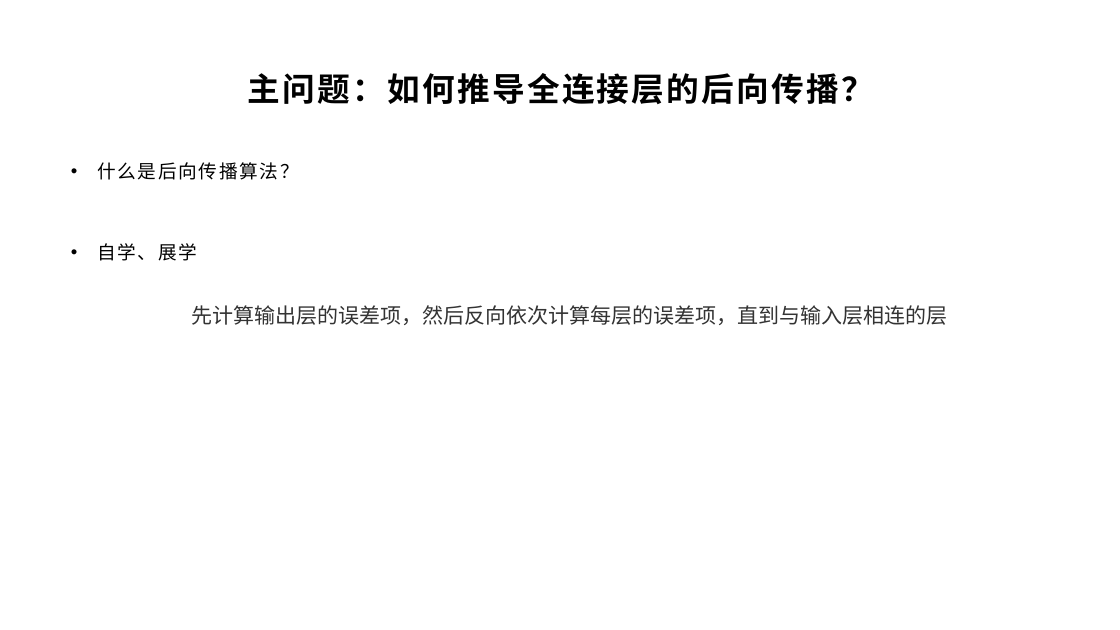
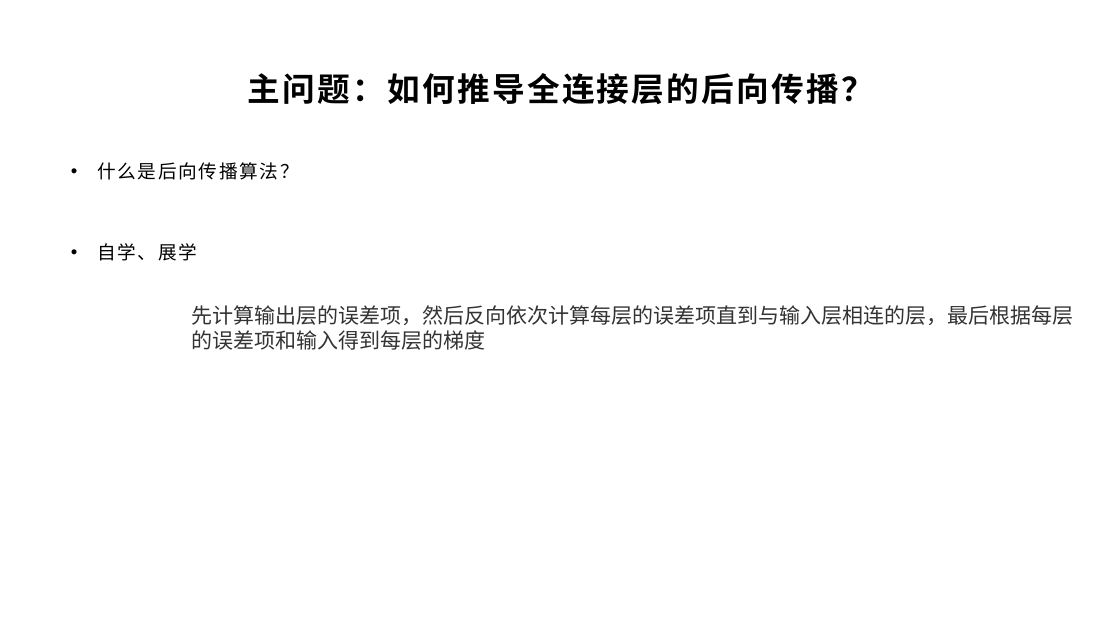
Before and after one commit to yyc-git/DeepLearningEdu, a slide deck: slide 23 of lessons/3_derivation_3/ppt/全连接层的前向和后向传播推导（下）.pptx. Drawn at 1120x630 pixels with LibreOffice and Linux fonts; fonts in the diff are those of the drawing; background and template pictures are left out. Boxes give left, top, right and bottom in pixels: in the first picture for what was removed or moved away, otherwise in the second. Text is boxed around its words. In the diff, an @@ line names an element or a change of style, - is before the commit and + after.

```diff
--- a/lessons/3_derivation_3/ppt/全连接层的前向和后向传播推导（下）.pptx
+++ b/lessons/3_derivation_3/ppt/全连接层的前向和后向传播推导（下）.pptx
@@ text at [192, 305, 1074, 350]: text changed @@
-先计算输出层的误差项，然后反向依次计算每层的误差项，直到与输入层相连的层
+先计算输出层的误差项，然后反向依次计算每层的误差项直到与输入层相连的层，最后根据每层的误差项和输入得到每层的梯度
```
Also in this commit, not shown: 2 other slides changed.
